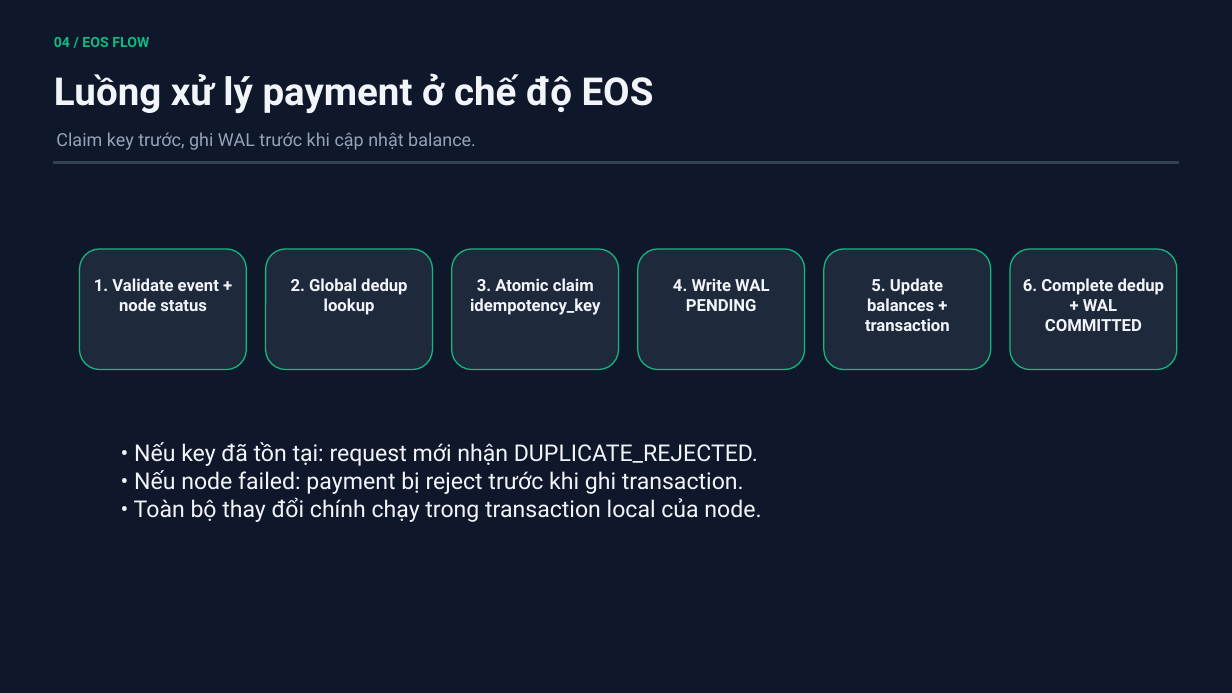
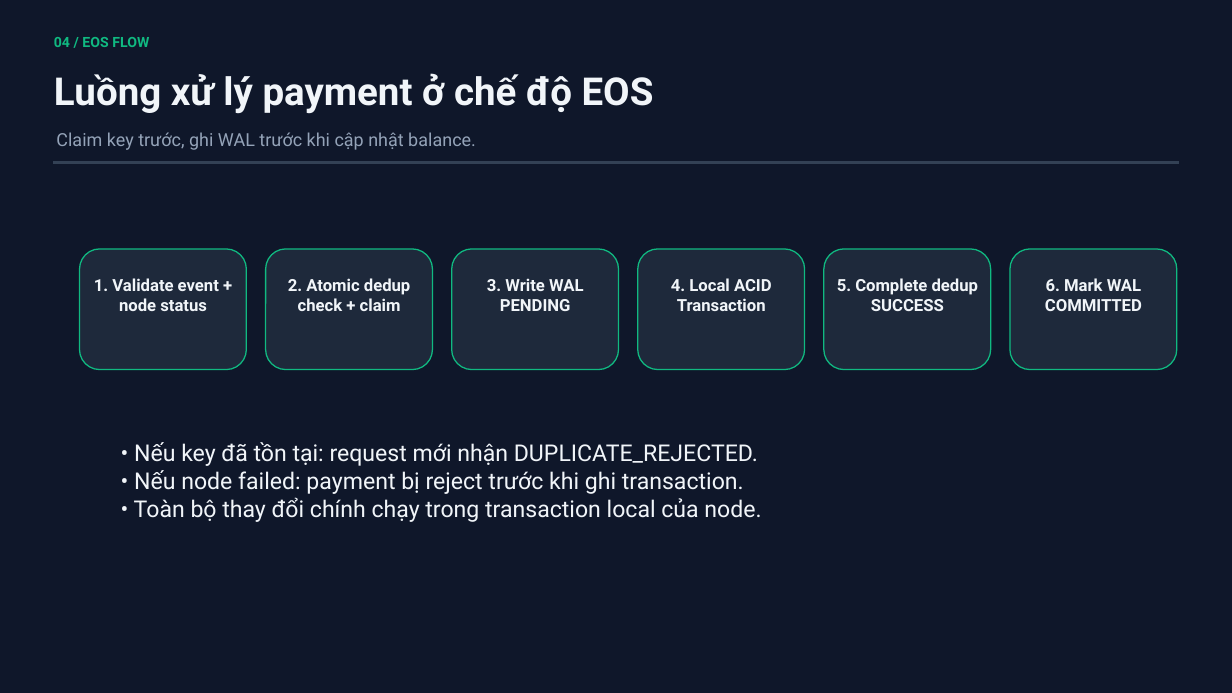
Before and after one commit to h-phuong2809/EOS-Payment-System, a slide deck: slide 9 of docs/EOS_Payment_Improved.pptx. Drawn at 1232x693 pixels with LibreOffice and Linux fonts; fonts in the diff are those of the drawing. Boxes give left, top, right and bottom in pixels: in the first picture for what was removed or moved away, otherwise in the second. Text is boxed around its words. In the diff, an @@ line names an element or a change of style, - is before the commit and + after.

```diff
--- a/docs/EOS_Payment_Improved.pptx
+++ b/docs/EOS_Payment_Improved.pptx
@@ text at (288, 278, 411, 311): text changed @@
-2. Global dedup lookup
+2. Atomic dedup check + claim
@@ text at (487, 278, 583, 311): text changed @@
-3. Atomic claim idempotency_key
+3. Write WAL PENDING
@@ text at (671, 278, 772, 311): text changed @@
-4. Write WAL PENDING
+4. Local ACID Transaction
@@ text at (837, 278, 978, 311): text changed @@
-5. Update balances + transaction
+5. Complete dedup SUCCESS
@@ text at (1045, 278, 1142, 311): text changed @@
-6. Complete dedup + WAL COMMITTED
+6. Mark WAL COMMITTED
```
Also in this commit, not shown: 6 other slides changed, 4 slides removed.
